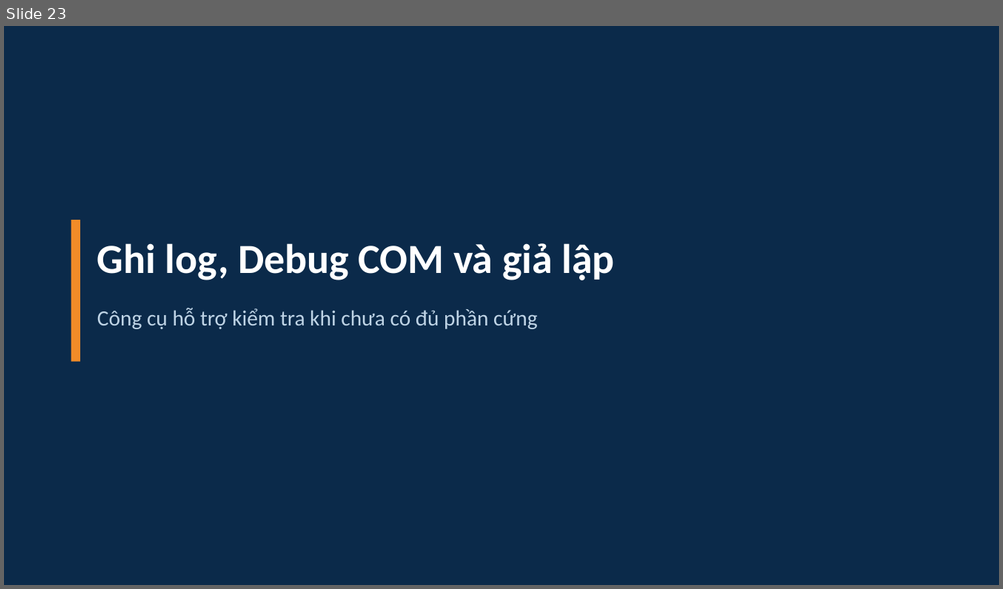
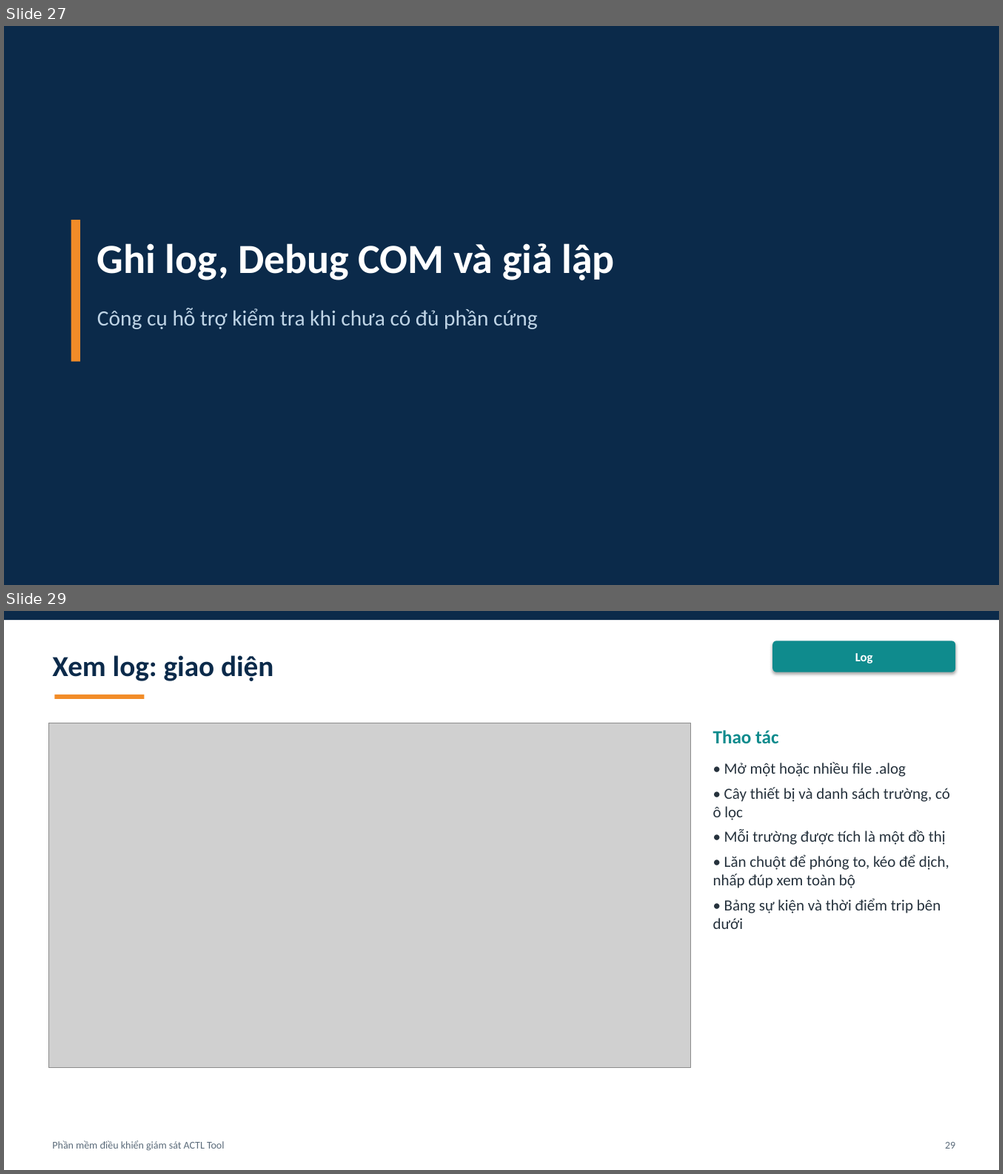
Before and after one commit to yuhneyugnnnn221103/ACTL-Tool, a slide deck: docs/ACTL_Tool_tong_quan_v1.pptx. Shown one above the other, each under a label of ours: slide 23 before the commit, slides 27 and 29 after it; the slides between them are not shown. The pictures are 1003x589 and 1003x1174 pixels, drawn with LibreOffice and Linux fonts; fonts in the diff are those of the drawing; grey boxes stand for pictures. Boxes give left, top, right and bottom in pixels: in the first picture for what was removed or moved away, otherwise in the second. Text is boxed around its words. In the diff, an @@ line names an element or a change of style, - is before the commit and + after.

```diff
--- a/docs/ACTL_Tool_tong_quan_v1.pptx
+++ b/docs/ACTL_Tool_tong_quan_v1.pptx
@@ slide 29 added at bbox=[4, 611, 999, 1170], background #FFFFFF @@
@@ rectangle added at bbox=[4, 611, 999, 620], fill #0B2A4A @@
@@ rounded rectangle added at bbox=[772, 641, 956, 672], fill #0F8B8D, 12 pt, text #FFFFFF, bold @@
+Log
@@ text added at bbox=[52, 655, 273, 681], 28 pt, text #0B2A4A, bold @@
+Xem log: giao diện
@@ rectangle added at bbox=[55, 695, 145, 699], fill #F28C28 @@
@@ picture added at bbox=[48, 723, 691, 1068] @@
@@ text added at bbox=[713, 730, 778, 743], 18 pt, text #0F8B8D, bold @@
+Thao tác
@@ text added at bbox=[713, 762, 950, 929], 15 pt, text #26323D @@
+• Mở một hoặc nhiều file .alog
+• Cây thiết bị và danh sách trường, có ô lọc
+• Mỗi trường được tích là một đồ thị
+• Lăn chuột để phóng to, kéo để dịch, nhấp đúp xem toàn bộ
+• Bảng sự kiện và thời điểm trip bên dưới
@@ text added at bbox=[52, 1141, 224, 1151], 10 pt, text #5B6B7A @@
+Phần mềm điều khiển giám sát ACTL Tool
@@ text added at bbox=[945, 1142, 955, 1149], 10 pt, text #5B6B7A @@
+29
@@ what was slide 23 is now slide 27 @@
```
Also in this commit, not shown: 6 slides changed, 4 other slides added.
